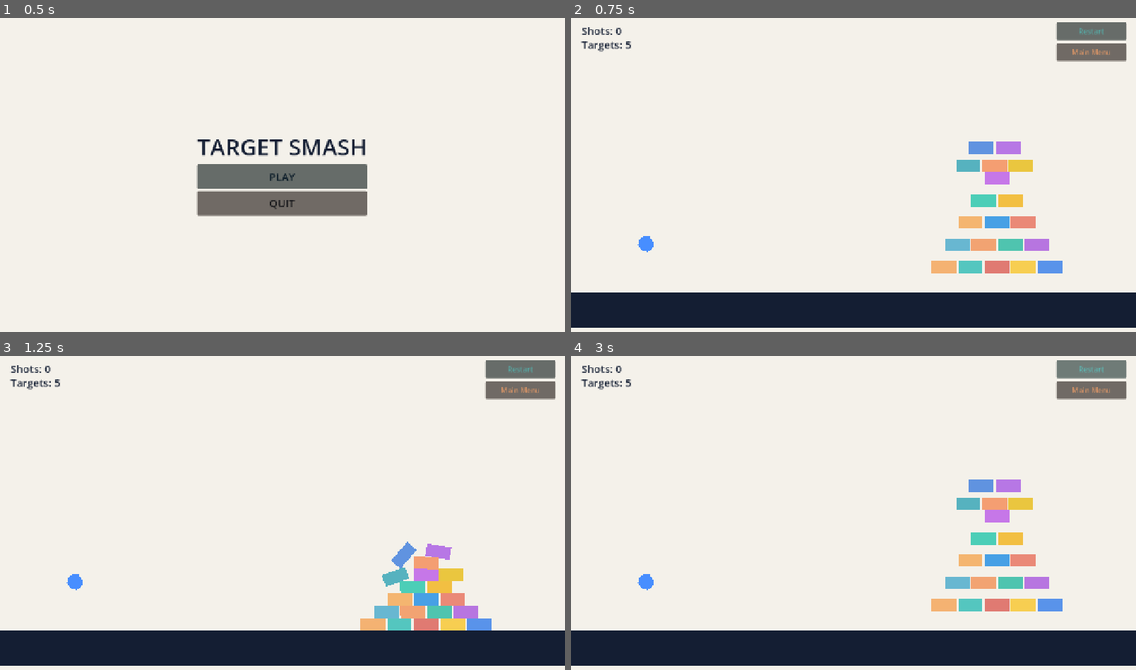
Above: before the commit, frames 1-4 (two rows, left to right).
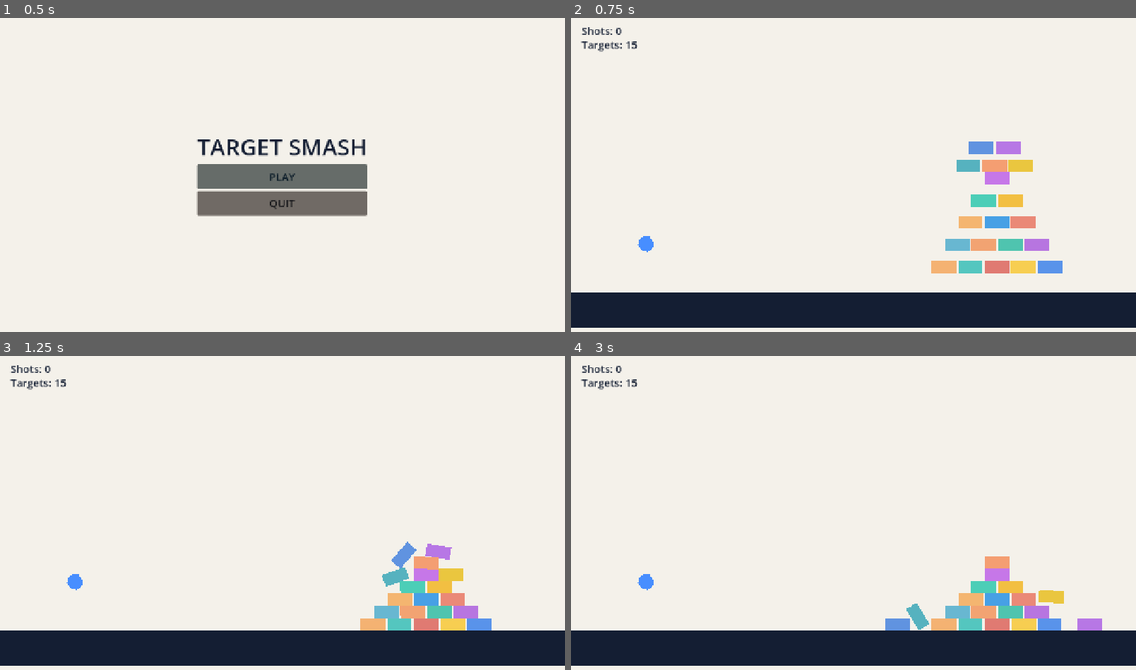
Above: after the commit, the same moments.

Repository: gabrielburd8-lgtm/Midterm-Exam-Finals
Game: Godot game, scene res://scenes/MainMenu.tscn
Two runs of this game, one before a commit and one after it. Both use one fixed random seed, a clock stepped at 60 frames per second and the inputs below.
Inputs (mouse positions are in pixels of both pictures, inside the frame that each line leads up to):
- Up to frame 1 (0.5 s): no input
- Up to frame 2 (0.75 s): click "PLAY" at 0.5 s
- Up to frame 3 (1.25 s): no input
- Up to frame 4 (3 s): click (1090, 368) at 1.25 s, where only the run before the commit has a clickable "Restart"; click (1090, 368) at 2 s, where only the run before the commit has a clickable "Restart"; click (1090, 368) at 2.75 s, where only the run before the commit has a clickable "Restart"

Frame 1 is identical in both runs. In frame 2, 1.5% of the frame differs, in the area x 9-99%, y 1-14%; in frame 3, 1.5%; in frame 4, 7.3%, in the area x 9-99%, y 1-88%.

Commit message:
Fix the level logic so all blocks are targets and the win condition matches the actual scene

Diff:
--- a/scripts/Level.gd
+++ b/scripts/Level.gd
@@ -3,29 +3,28 @@
 @onready var ball: RigidBody2D = $Ball
 @onready var trajectory: Node2D = $Trajectory
 @onready var shot_label: Label = $UI/ShotLabel
-@onready var goal_label: Label = $UI.get_node_or_null("GoalLabel")
-@onready var result_label: Label = $UI.get_node_or_null("ResultLabel")
+@onready var target_label: Label = $UI/TargetLabel
+@onready var complete_label: Label = $UI/CompleteLabel
 @onready var restart_button: Button = $UI/RestartButton
 @onready var main_menu_button: Button = $UI/MainMenuButton
 @onready var ball_spawn: Marker2D = $BallSpawn
-@onready var goal_area: Area2D = get_node_or_null("GoalArea")
-@onready var special_orb: RigidBody2D = get_node_or_null("SpecialOrb")
 
 var dragging := false
 var shot_count := 0
 var game_over := false
-var result_state := ""
 
 func _ready() -> void:
     ball.position = ball_spawn.position
     ball.reset_motion()
     ball.freeze = true
 
+    ball.body_entered.connect(_on_ball_body_entered)
     restart_button.pressed.connect(_on_restart_pressed)
     main_menu_button.pressed.connect(_on_main_menu_pressed)
 
-    if goal_area:
-        goal_area.body_entered.connect(_on_goal_entered)
+    restart_button.visible = false
+    main_menu_button.visible = false
+    complete_label.visible = false
 
     _update_ui()
     _update_trajectory()
@@ -57,9 +56,6 @@
         _update_trajectory()
 
     if ball.global_position.y > 900:
-        _trigger_lose()
-
-    if is_instance_valid(special_orb) and special_orb.global_position.y > 900:
         _trigger_lose()
 
 func _can_drag_ball() -> bool:
@@ -110,29 +106,43 @@
     trajectory.points = points
     trajectory.queue_redraw()
 
+func _count_targets() -> int:
+    var count := 0
+    for block in get_tree().get_nodes_in_group("blocks"):
+        if is_instance_valid(block):
+            count += 1
+    return count
+
+func _all_targets_destroyed() -> bool:
+    return _count_targets() == 0
+
 func _update_ui() -> void:
     shot_label.text = "Shots: %d" % shot_count
-    if goal_label:
-        goal_label.text = "Goal: Bring orb to the cup"
+    target_label.text = "Targets: %d" % _count_targets()
+
+func _on_ball_body_entered(body: Node) -> void:
+    if not is_instance_valid(body):
+        return
+
+    if body.is_in_group("blocks"):
+        body.queue_free()
+        _update_ui()
+
+        if _all_targets_destroyed():
+            _trigger_win()
 
 func _trigger_win() -> void:
     if game_over:
         return
 
     game_over = true
-    result_state = "won"
-
-    if result_label:
-        result_label.text = "YOU WON!"
-        result_label.visible = true
-
+    complete_label.text = "LEVEL COMPLETE!"
+    complete_label.visible = true
     restart_button.visible = true
     main_menu_button.visible = true
 
     if is_instance_valid(ball):
         ball.freeze = true
-    if is_instance_valid(special_orb):
-        special_orb.freeze = true
 
     for block in get_tree().get_nodes_in_group("blocks"):
         if is_instance_valid(block):
@@ -143,27 +153,17 @@
         return
 
     game_over = true
-    result_state = "lost"
-
-    if result_label:
-        result_label.text = "YOU LOSE!"
-        result_label.visible = true
-
+    complete_label.text = "YOU LOSE!"
+    complete_label.visible = true
     restart_button.visible = true
     main_menu_button.visible = true
 
     if is_instance_valid(ball):
         ball.freeze = true
-    if is_instance_valid(special_orb):
-        special_orb.freeze = true
 
     for block in get_tree().get_nodes_in_group("blocks"):
         if is_instance_valid(block):
             block.freeze = true
-
-func _on_goal_entered(body: Node2D) -> void:
-    if body == special_orb:
-        _trigger_win()
 
 func _restart_level() -> void:
     get_tree().reload_current_scene()
